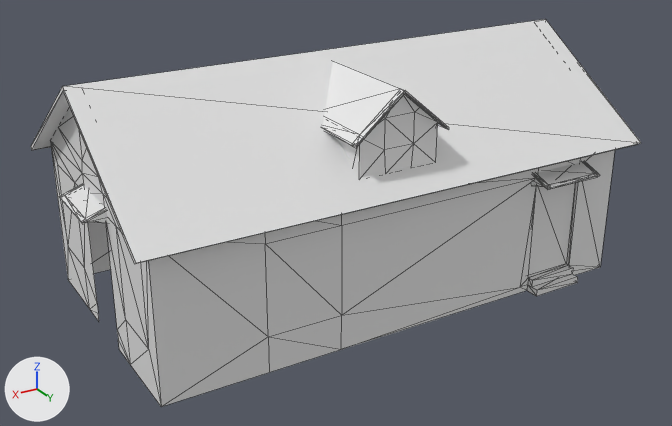
What one commit did to the OBJ model Resources/LevelData/GameStage/House/House.obj.
Camera for both pictures: a 50 mm lens placed at (30.3, 46.0, 27.3), pointed at (3.1, 0.8, 4.7). The lights are fixed; the arrows at lower left show +X, +Y and +Z. Mesh edges are drawn as thin lines. Where no turn or scale is listed for an object, it has been applied to the vertices. Vertices at the same position are counted once.
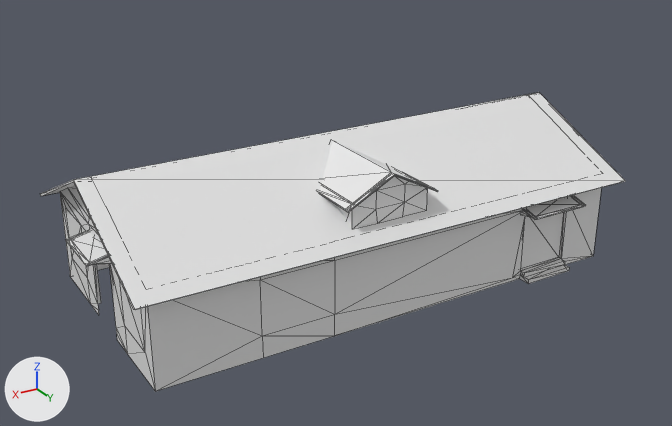
Boxes [x1, y1, x2, y2] around the edits, measured in the pictures (672 x 426 px; the box of a moved part takes in the faces that stretch with it):
'Cube', reshaped (23% shorter)
    before: [31, 19, 641, 407]
    after: [40, 92, 625, 391]
part 1 of me_cube, moved or reshaped
    before: [532, 161, 600, 190]
    after: [521, 195, 586, 220]
part 2 of me_cube, moved or reshaped
    before: [59, 184, 108, 224]
    after: [66, 230, 111, 267]
part 3 of me_cube, moved or reshaped
    before: [323, 61, 449, 177]
    after: [319, 141, 438, 228]
part 4 of me_cube, moved or reshaped
    before: [31, 19, 641, 264]
    after: [40, 92, 625, 310]
part 5 of me_cube, rebuilt
    before: [51, 109, 615, 407]
    after: [60, 185, 601, 391]

The edits, one by one:
me_cube is used by ob_cube; location (0.0, 0.0, 0.0).
me_cube had 314 vertices, 452 faces, 2 loose edges and spanned x -14.7..19.0, y -9.2..9.4, z 0.1..14.7.
me_cube now has 318 vertices, 458 faces and spans x -14.7..19.0, y -8.4..8.6, z 0.6..9.7.
me_cube part 1: the loose piece of 32 vertices spanning x -10.1..-6.0, y 7.7..9.4, z 7.1..8.0 is scaled about its middle by (1, 0.912, 0.624), then moved by (0.0, -0.8, -2.3).
me_cube part 2: the loose piece of 32 vertices spanning x 17.3..19.0, y -2.0..2.1, z 7.8..8.7 is scaled about its middle by (1, 0.912, 0.624), then moved by (0.0, 0.0, -2.6).
me_cube part 3: the loose piece of 45 vertices spanning x 0.4..6.3, y 0.6..8.0, z 9.7..14.2 is scaled about its middle by (1, 0.912, 0.624), then moved by (0.0, -0.4, -4.0).
me_cube part 4: the loose piece of 12 vertices spanning x -13.6..18.6, y -9.2..9.2, z 8.6..14.7 is scaled about its middle by (1, 0.912, 0.624), then moved by (0.0, 0.0, -3.9).
me_cube part 5: the loose piece of 105 vertices spanning x -12.6..17.7, y -8.0..9.0, z 0.1..14.6 is rebuilt with 109 vertices and now spans x -12.6..17.7, y -7.3..8.2, z 0.6..9.7.
